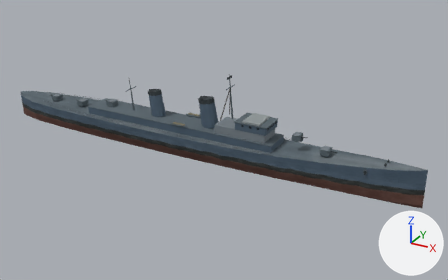
Renders of the glTF model assets/ships/fletcher.glb from each side of a commit.
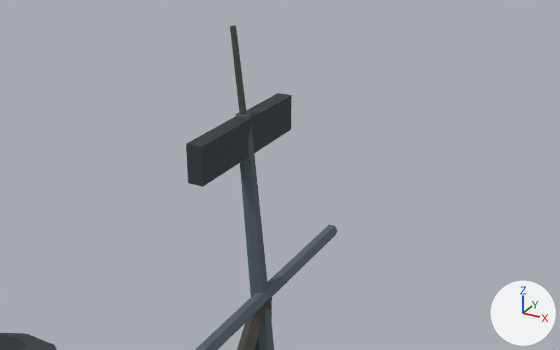
Each version appears first whole from a 50 mm camera at (76.14, -121.34, 62.89) aimed at (8.61, 1.43, 1.5), and next in a close-up from a 50 mm camera at (15.73, -7.92, 21.83) aimed at (11.42, -0.07, 17.9). Arrows for +X, +Y and +Z are at lower right; the lights stay in place. The older version's two pictures come first. Where no turn or scale is listed for an object, it has been applied to the vertices. Vertices at exactly the same position are counted once.

Names of what the first close-up shows: 'dark', 'rope', 'shade' and 1 more.
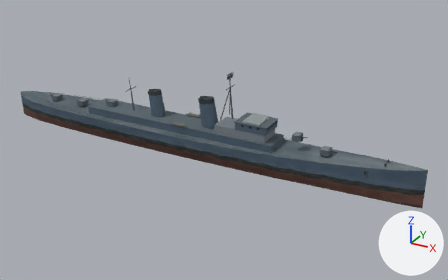
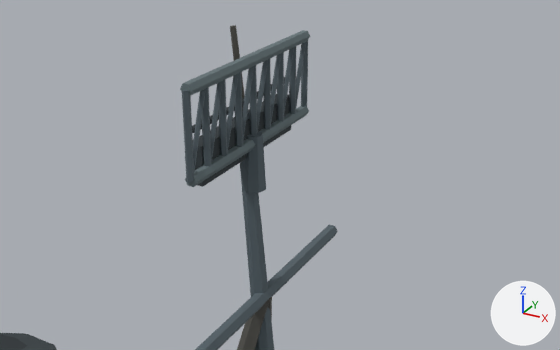
What differs and where, as boxes [x1, y1, x2, y2] in the close-ups (560 x 350 px):
'shade', reshaped: before [195, 112, 338, 350]; after [182, 40, 338, 350]
'plate', added: after [180, 30, 310, 187]
part 1 of me_shade, added: after [242, 132, 266, 193]
part 2 of me_shade, added: after [182, 89, 194, 183]
part 3 of me_shade, added: after [193, 89, 205, 172]
part 4 of me_shade, added: after [202, 87, 211, 166]
part 5 of me_shade, added: after [210, 81, 222, 163]
part 6 of me_shade, added: after [219, 80, 228, 157]
part 7 of me_shade, added: after [227, 74, 238, 150]
part 8 of me_shade, added: after [234, 72, 243, 147]
part 9 of me_shade, added: after [242, 66, 254, 139]
part 10 of me_shade, added: after [249, 65, 257, 135]
part 11 of me_shade, added: after [257, 60, 268, 133]
part 12 of me_shade, added: after [263, 58, 271, 130]
part 13 of me_shade, added: after [271, 54, 281, 121]
part 14 of me_shade, added: after [277, 52, 284, 122]
part 15 of me_shade, added (mostly hidden): after [283, 47, 294, 116]
part 16 of me_shade, added: after [289, 46, 296, 114]
part 17 of me_shade, added (mostly hidden): after [296, 42, 306, 106]
part 18 of me_shade, added: after [301, 40, 308, 107]
part 19 of me_dark, added (mostly hidden): after [192, 77, 285, 133]

Patch to the scene script:
```diff
--- a/assets/ships/fletcher.glb.py
+++ b/assets/ships/fletcher.glb.py
@@ me_shade @@
-me_shade.from_pydata(...)  # 364 vertices, 676 faces; spans x -46.0..36.8, y -5.7..5.7, z 3.4..18.6
+me_shade.from_pydata(...)  # 548 vertices, 972 faces; spans x -46.0..36.8, y -5.7..5.7, z 3.4..19.3
+# me_shade part 1: a new loose piece, a 7-sided cut cone along z (radius 0.16 at the low end, 0.12 at the high end) spanning x 10.84..11.16, y -0.16..0.14, z 17.6..18.35, in mat_shade_001 (greyish blue #56636a)
+# me_shade part 2: a new loose piece, a 5-sided cylinder along z spanning x 10.954..11.046, y -1.448..-1.361, z 18.25..19.32, in mat_shade_001 (greyish blue #56636a)
+# me_shade part 3: the loose piece of 10 vertices spanning x -29.0..25.0, y -5.7..-5.0, z 3.9..4.0 is copied, and the copy is multiplied about its middle by the matrix ((0.0, 0.0, 0.021), (0.007, -0.02, 0.0), (0.02, 0.007, 0.0)), then moved by (13.0, 4.1, 14.9); it spans x 11.0, y -1.4..-1.0, z 18.2..19.3
+# me_shade part 4: a new loose piece, a 5-sided cylinder along z spanning x 10.954..11.046, y -1.098..-1.011, z 18.25..19.32, in mat_shade_001 (greyish blue #56636a)
+# me_shade part 5: the loose piece of 10 vertices spanning x -29.0..25.0, y -5.7..-5.0, z 3.9..4.0 is copied, and the copy is multiplied about its middle by the matrix ((0.0, 0.0, 0.021), (0.007, -0.02, 0.0), (0.02, 0.007, 0.0)), then moved by (13.0, 4.5, 14.9); it spans x 11.0, y -1.1..-0.7, z 18.2..19.3
+# me_shade part 6: a new loose piece, a 5-sided cylinder along z spanning x 10.954..11.046, y -0.748..-0.661, z 18.25..19.32, in mat_shade_001 (greyish blue #56636a)
+# me_shade part 7: the loose piece of 10 vertices spanning x -29.0..25.0, y -5.7..-5.0, z 3.9..4.0 is copied, and the copy is multiplied about its middle by the matrix ((0.0, 0.0, 0.021), (0.007, -0.02, 0.0), (0.02, 0.007, 0.0)), then moved by (13.0, 4.8, 14.9); it spans x 11.0, y -0.7..-0.3, z 18.2..19.3
+# me_shade part 8: a new loose piece, a 5-sided cylinder along z spanning x 10.954..11.046, y -0.398..-0.311, z 18.25..19.32, in mat_shade_001 (greyish blue #56636a)
+# me_shade part 9: the loose piece of 10 vertices spanning x -29.0..25.0, y -5.7..-5.0, z 3.9..4.0 is copied, and the copy is multiplied about its middle by the matrix ((0.0, 0.0, 0.021), (0.007, -0.02, 0.0), (0.02, 0.007, 0.0)), then moved by (13.0, 5.2, 14.9); it spans x 11.0, y -0.4..0.0, z 18.2..19.3
+# me_shade part 10: a new loose piece, a 5-sided cylinder along z spanning x 10.954..11.046, y -0.048..0.039, z 18.25..19.32, in mat_shade_001 (greyish blue #56636a)
+# me_shade part 11: the loose piece of 10 vertices spanning x -29.0..25.0, y 5.0..5.7, z 3.9..4.0 is copied, and the copy is multiplied about its middle by the matrix ((0.0, 0.0, 0.021), (0.006, -0.02, 0.0), (0.02, 0.006, 0.0)), then moved by (13.0, -5.2, 14.9); it spans x 11.0, y 0.0..0.4, z 18.2..19.3
+# me_shade part 12: a new loose piece, a 5-sided cylinder along z spanning x 10.954..11.046, y 0.302..0.389, z 18.25..19.32, in mat_shade_001 (greyish blue #56636a)
+# me_shade part 13: the loose piece of 10 vertices spanning x -29.0..25.0, y 5.0..5.7, z 3.9..4.0 is copied, and the copy is multiplied about its middle by the matrix ((0.0, 0.0, 0.021), (0.006, -0.02, 0.0), (0.02, 0.006, 0.0)), then moved by (13.0, -4.8, 14.9); it spans x 11.0, y 0.3..0.7, z 18.2..19.3
+# me_shade part 14: a new loose piece, a 5-sided cylinder along z spanning x 10.954..11.046, y 0.652..0.739, z 18.25..19.32, in mat_shade_001 (greyish blue #56636a)
+# me_shade part 15: the loose piece of 10 vertices spanning x -29.0..25.0, y 5.0..5.7, z 3.9..4.0 is copied, and the copy is multiplied about its middle by the matrix ((0.0, 0.0, 0.021), (0.006, -0.02, 0.0), (0.02, 0.006, 0.0)), then moved by (13.0, -4.5, 14.9); it spans x 11.0, y 0.7..1.1, z 18.2..19.3
+# me_shade part 16: a new loose piece, a 5-sided cylinder along z spanning x 10.954..11.046, y 1.002..1.089, z 18.25..19.32, in mat_shade_001 (greyish blue #56636a)
+# me_shade part 17: the loose piece of 10 vertices spanning x -29.0..25.0, y 5.0..5.7, z 3.9..4.0 is copied, and the copy is multiplied about its middle by the matrix ((0.0, 0.0, 0.021), (0.006, -0.02, 0.0), (0.02, 0.006, 0.0)), then moved by (13.0, -4.1, 14.9); it spans x 11.0, y 1.0..1.4, z 18.2..19.3
+# me_shade part 18: a new loose piece, a 5-sided cylinder along z spanning x 10.954..11.046, y 1.352..1.439, z 18.25..19.32, in mat_shade_001 (greyish blue #56636a)
 me_shade.materials.append(mat_shade_001)
@@ me_dark @@
-me_dark.from_pydata(...)  # 190 vertices, 332 faces; spans x -46.2..49.2, y -1.6..1.6, z 4.1..18.5
+me_dark.from_pydata(...)  # 200 vertices, 348 faces; spans x -46.2..49.2, y -1.6..1.6, z 4.1..18.8
+# me_dark part 19: a new loose piece, a 5-sided cylinder along y spanning x 10.856..10.936, y -1.204..1.204, z 18.732..18.816, in mat_dark_001 (dark grey #333c40)
+# other edits to the shape of me_dark do not show in these pictures
 me_dark.materials.append(mat_dark_001)
@@ ob_plate @@
+ob_plate = bpy.data.objects.new('plate', me_plate)  # a 6-sided cylinder along y spanning x 10.92..11.08, y -1.4..1.4, z 18.18..18.32; a 6-sided cylinder along y spanning x 10.92..11.08, y -1.4..1.4, z 19.25..19.39; in mat_plate (grey #667579)
+ob_plate.location = (0.0, 0.0, 0.0)
```
